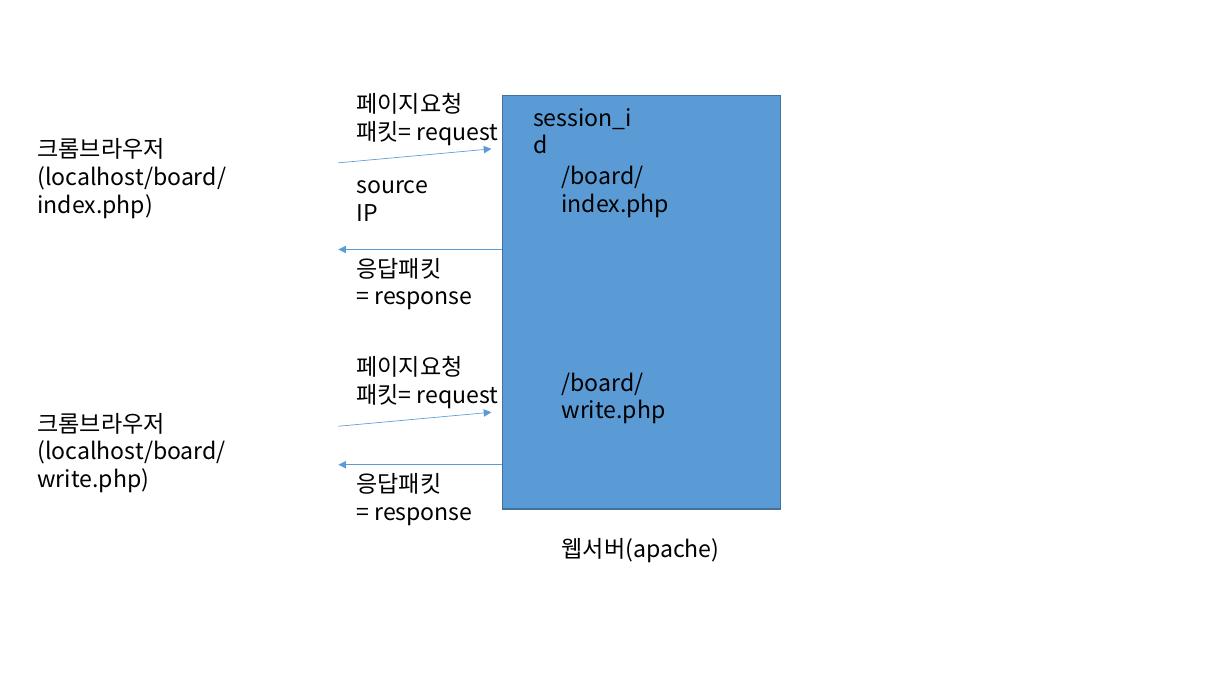
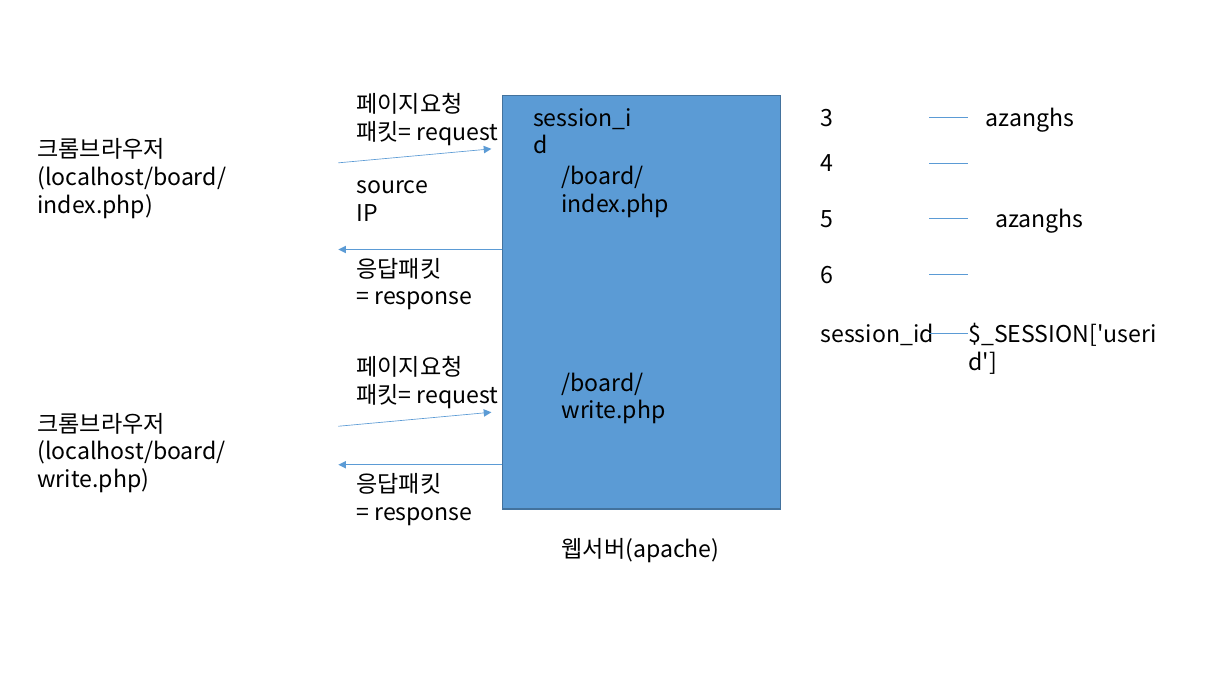
Before and after one commit to hyeung-suk-jang/phpsite, a slide deck: slide 3 of 0415.pptx. Drawn at 1232x693 pixels with LibreOffice and Linux fonts; fonts in the diff are those of the drawing. Boxes give left, top, right and bottom in pixels: in the first picture for what was removed or moved away, otherwise in the second. Text is boxed around its words. In the diff, an @@ line names an element or a change of style, - is before the commit and + after.

```diff
--- a/0415.pptx
+++ b/0415.pptx
@@ text added at (821, 108, 834, 127), 18 pt, text #000000 @@
+3
@@ line added from (929, 117) to (969, 117), #5B9BD5 0.5 pt @@
@@ text added at (986, 107, 1074, 131), 18 pt, text #000000 @@
+azanghs
@@ text added at (821, 154, 834, 171), 18 pt, text #000000 @@
+4
@@ line added from (929, 163) to (969, 163), #5B9BD5 0.5 pt @@
@@ text added at (995, 208, 1083, 233), 18 pt, text #000000 @@
+azanghs
@@ text added at (821, 210, 834, 228), 18 pt, text #000000 @@
+5
@@ line added from (929, 219) to (969, 219), #5B9BD5 0.5 pt @@
@@ text added at (821, 265, 834, 284), 18 pt, text #000000 @@
+6
@@ line added from (929, 274) to (969, 274), #5B9BD5 0.5 pt @@
@@ text added at (821, 323, 934, 346), 18 pt, text #000000 @@
+session_id
@@ text added at (968, 322, 1156, 346), 18 pt, text #000000 @@
+$_SESSION['userid']
@@ line added from (929, 334) to (969, 334), #5B9BD5 0.5 pt @@
```
Also in this commit, not shown: 2 slides added, 12 other files.
